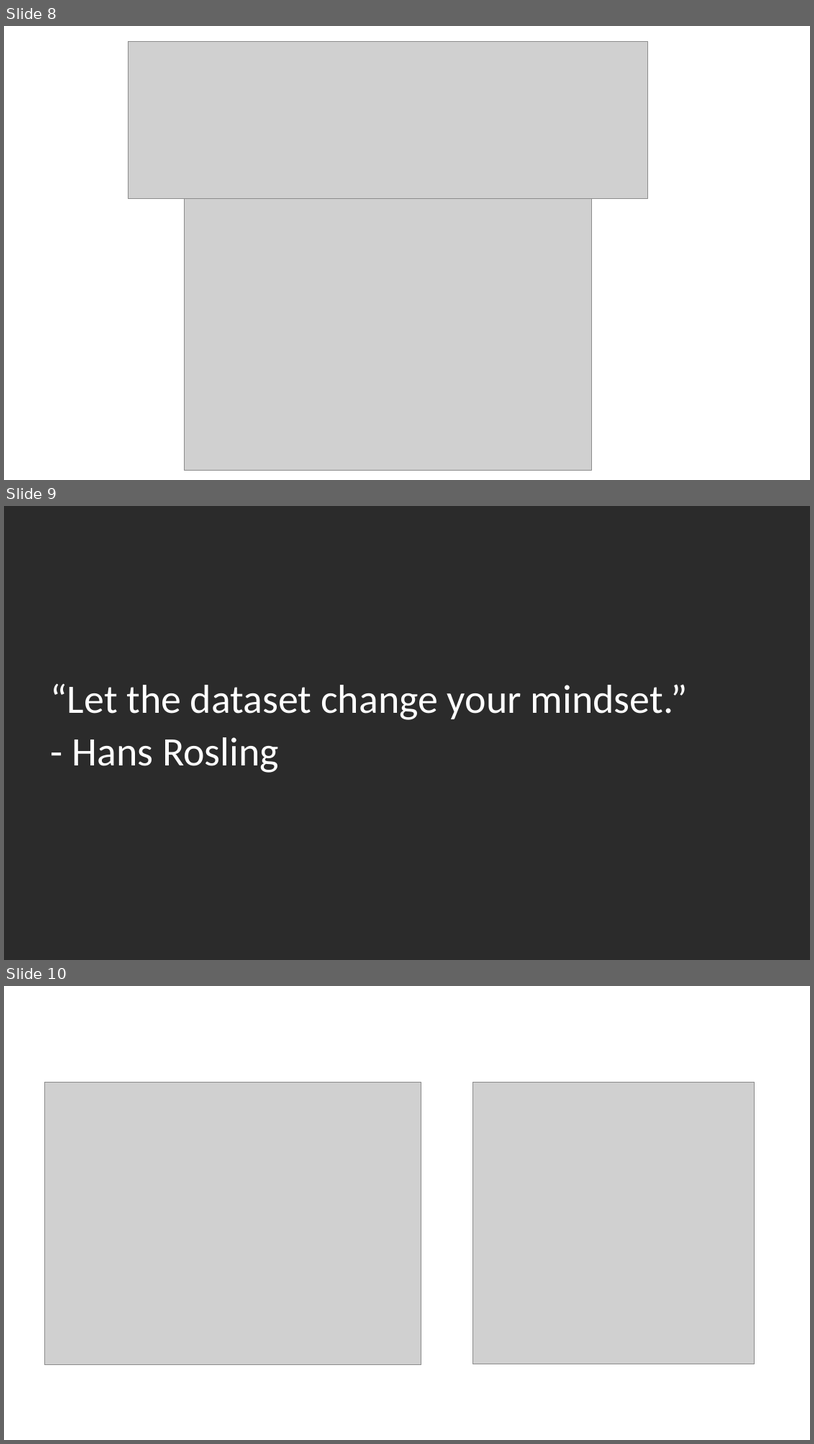
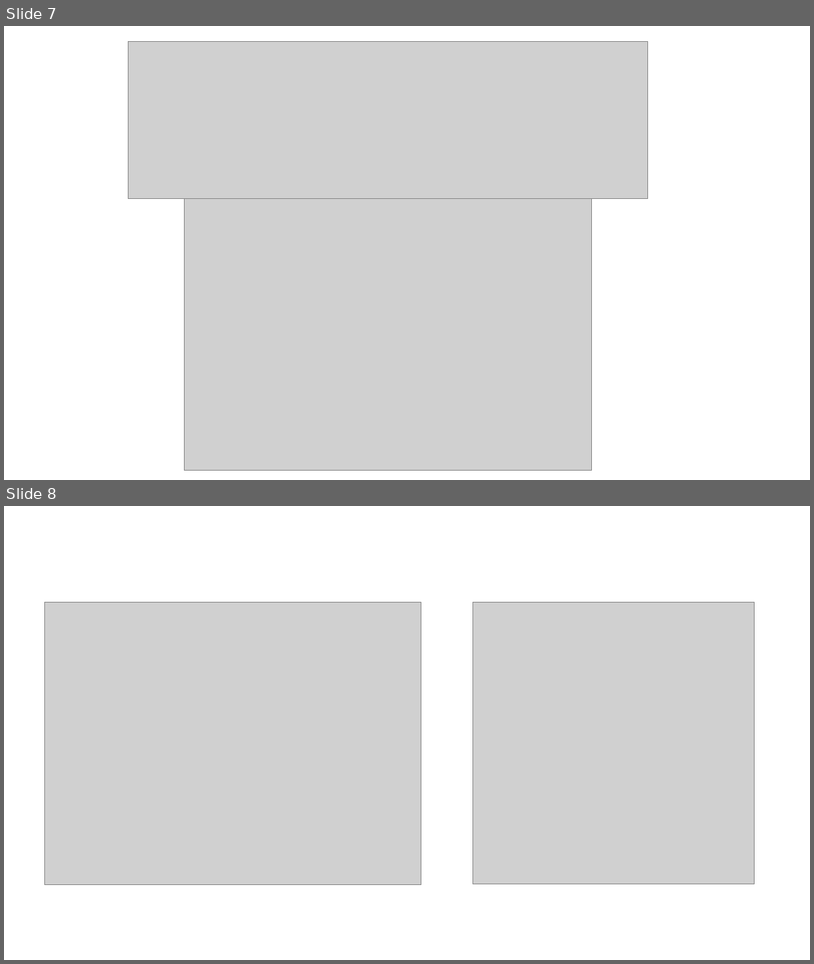
Before and after one commit to DustinEwers/r-talk-demos, a slide deck: slides/r_slides.pptx. Shown one above the other, each under a label of ours: slides 8, 9 and 10 before the commit, slides 7 and 8 after it. The pictures are 814x1444 and 814x964 pixels, drawn with LibreOffice and Linux fonts; fonts in the diff are those of the drawing; grey boxes stand for pictures; background and template pictures are left out; a plain dark background stands for a picture behind light text. Boxes give left, top, right and bottom in pixels: in the first picture for what was removed or moved away, otherwise in the second. Text is boxed around its words. In the diff, an @@ line names an element or a change of style, - is before the commit and + after.

```diff
--- a/slides/r_slides.pptx
+++ b/slides/r_slides.pptx
@@ slide 9 removed at <box>4,506,810,960</box>, background picture (left out) @@
@@ text removed at <box>51,684,688,772</box> @@
-“Let the dataset change your mindset.”
-- Hans Rosling
@@ what was slide 8 is now slide 7 @@
@@ what was slide 10 is now slide 8 @@
```
Also in this commit, not shown: 1 slide added, 2 other slides removed, 5 other files.
